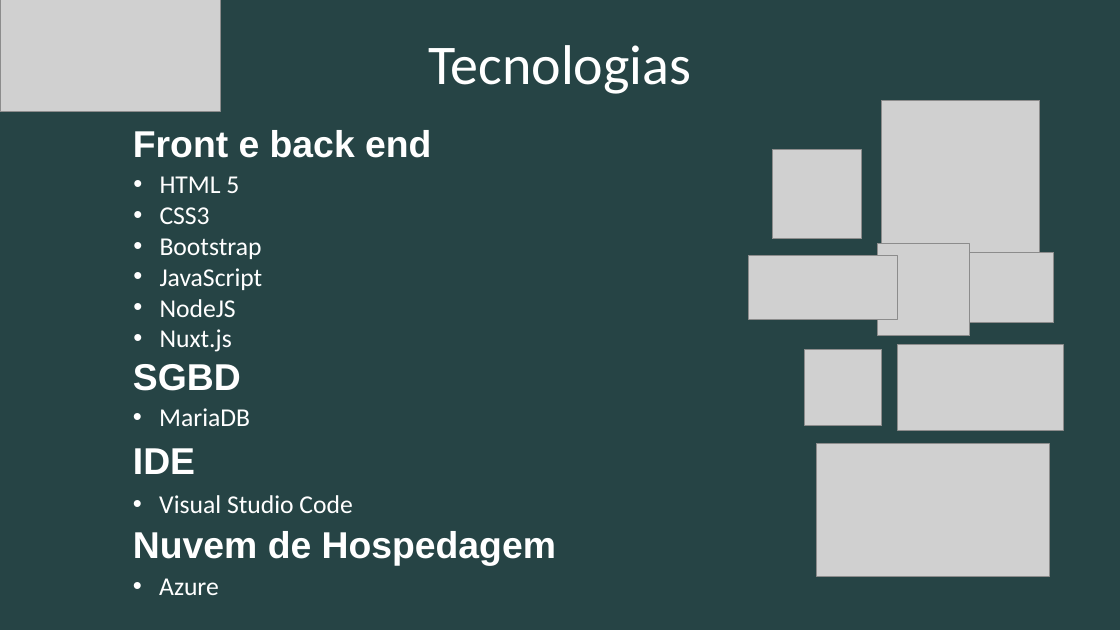
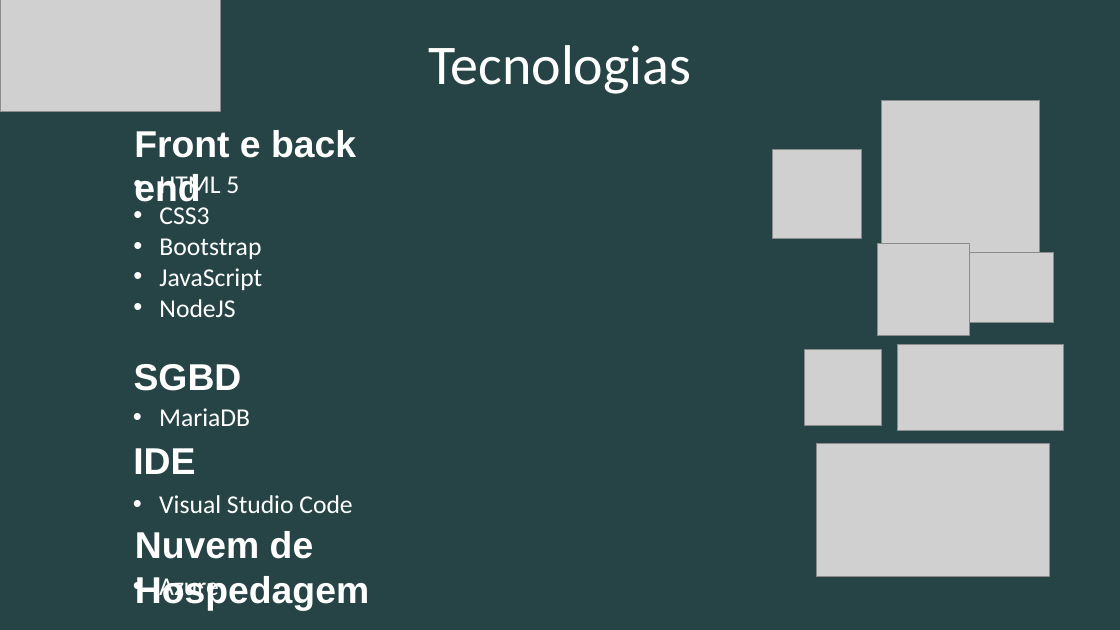
Before and after one commit to ICEI-PUC-Minas-PPLES-TI/plf-es-2020-2-tiii-0940100-cit, a slide deck: slide 8 of Divulgacao/Apresentacao/ProjetoCIT.pptx. Drawn at 1120x630 pixels with LibreOffice and Linux fonts; fonts in the diff are those of the drawing; grey boxes stand for pictures. Boxes give left, top, right and bottom in pixels: in the first picture for what was removed or moved away, otherwise in the second. Text is boxed around its words. In the diff, an @@ line names an element or a change of style, - is before the commit and + after.

```diff
--- a/Divulgacao/Apresentacao/ProjetoCIT.pptx
+++ b/Divulgacao/Apresentacao/ProjetoCIT.pptx
@@ text "Front e back end" rewrapped from [133, 130, 431, 158] to [134, 130, 356, 209] @@
@@ picture removed at [749, 255, 897, 319] @@
@@ text at [160, 329, 232, 352]: paragraph removed @@
-• Nuxt.js
@@ text "Nuvem de Hospedagem" rewrapped from [133, 531, 556, 566] to [135, 531, 369, 611] @@
@@ text "Azure" rewrapped from [159, 578, 219, 595] to [159, 578, 219, 601] @@
```
Also in this commit, not shown: 7 other slides changed.
